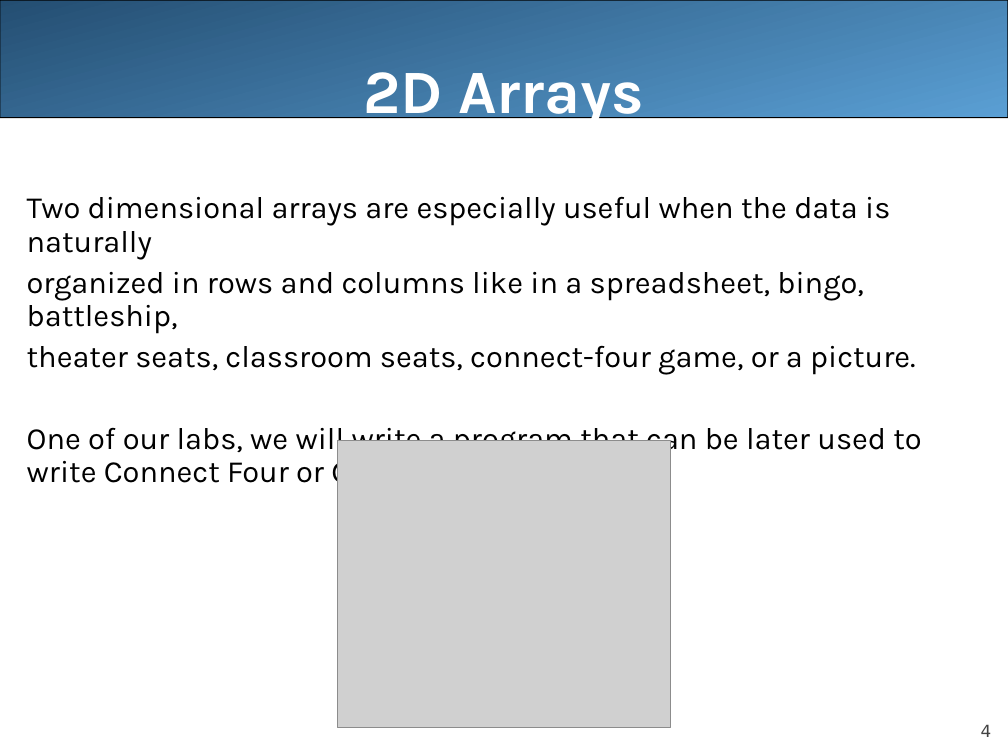
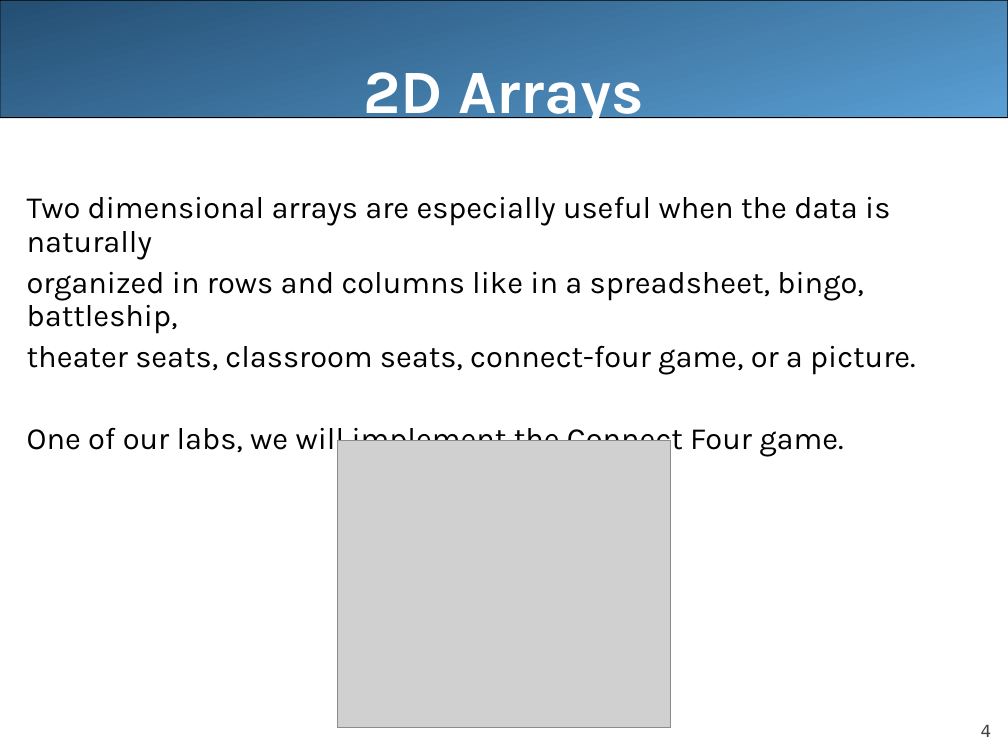
Before and after one commit to LongBaoNguyen/longbaonguyen.github.io, a slide deck: slide 4 of courses/apcsa/lecture20.ppt. Drawn at 1008x756 pixels with LibreOffice and Linux fonts; fonts in the diff are those of the drawing; grey boxes stand for pictures. Boxes give left, top, right and bottom in pixels: in the first picture for what was removed or moved away, otherwise in the second. Text is boxed around its words. In the diff, an @@ line names an element or a change of style, - is before the commit and + after.

```diff
--- a/courses/apcsa/lecture20.ppt
+++ b/courses/apcsa/lecture20.ppt
@@ text at box(27, 421, 843, 456): text changed @@
-One of our labs, we will write a program that can be later used to write Connect Four or Go.
+One of our labs, we will implement the Connect Four game.
```
Also in this commit, not shown: 1 other slide changed, 2 slides added, 1 slide removed, 2 other files.
